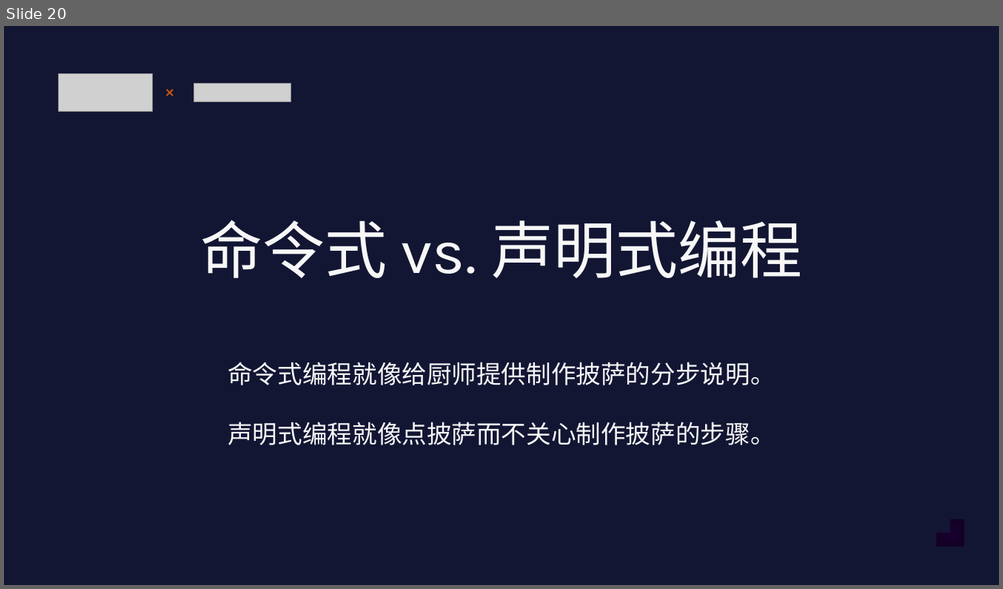
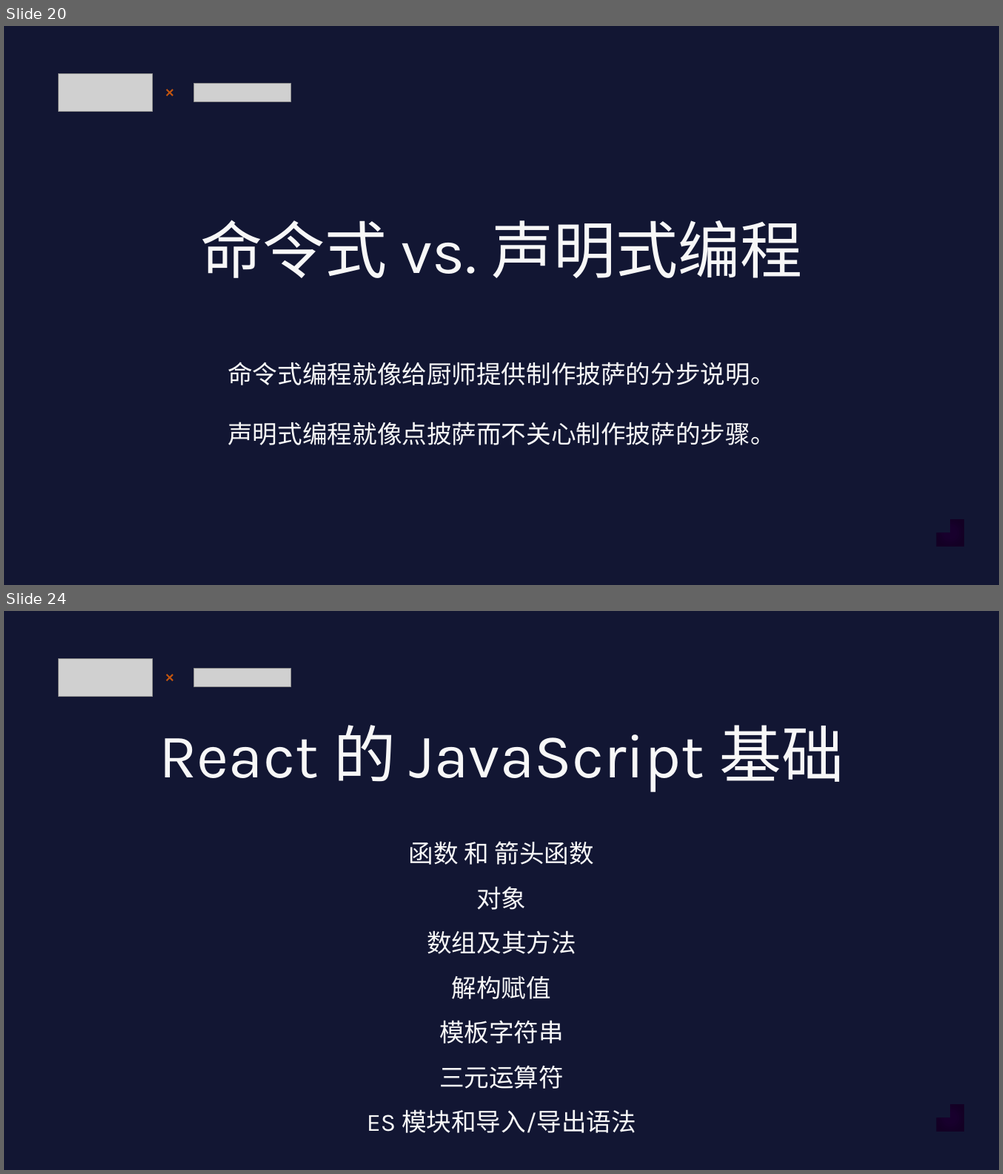
Before and after one commit to zzzhizhia/nextjs-learn-chinese, a slide deck: 01 DOM & UI/01 DOM & UI.pptx. Shown one above the other, each under a label of ours: slide 20 before the commit, slides 20 and 24 after it; the slides between them are not shown. The pictures are 1003x589 and 1003x1174 pixels, drawn with LibreOffice and Linux fonts; fonts in the diff are those of the drawing; grey boxes stand for pictures. Boxes give left, top, right and bottom in pixels: in the first picture for what was removed or moved away, otherwise in the second. Text is boxed around its words. In the diff, an @@ line names an element or a change of style, - is before the commit and + after.

```diff
--- a/01 DOM & UI/01 DOM & UI.pptx
+++ b/01 DOM & UI/01 DOM & UI.pptx
@@ slide 24 added at (4,611,999,1170), background #121633 @@
@@ picture added at (59,659,153,697) @@
@@ line added from (167, 675) to (173, 681), #C1540F 1.5 pt @@
@@ line added from (173, 675) to (167, 681), #C1540F 1.5 pt @@
@@ picture added at (193,669,291,686) @@
@@ text added at (159,725,844,792), 60 pt, text #F7F7F7 @@
+React 的 JavaScript 基础
@@ text added at (367,841,636,1133), 24 pt, text #F7F7F7 @@
+函数 和 箭头函数
+对象
+数组及其方法
+解构赋值
+模板字符串
+三元运算符
+ES 模块和导入/导出语法
@@ corner added at (936,1104,964,1132), fill gradient #18002D to #140026 to #130024 @@
```
Also in this commit, not shown: 3 other slides added.
